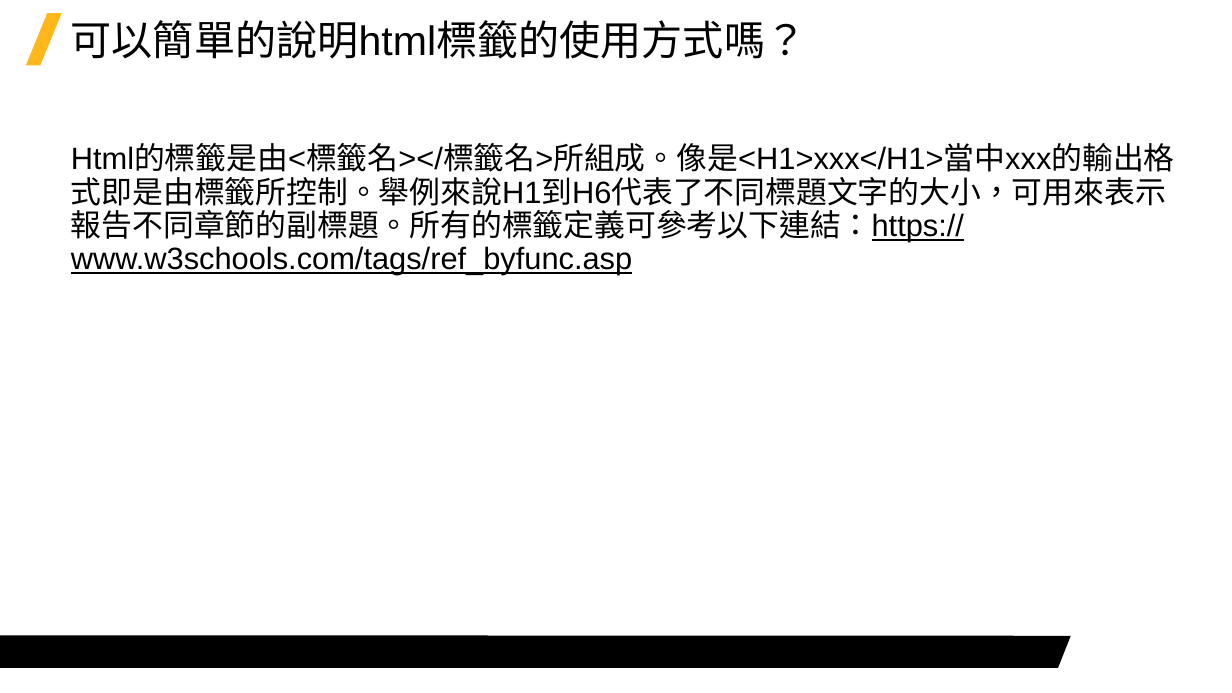
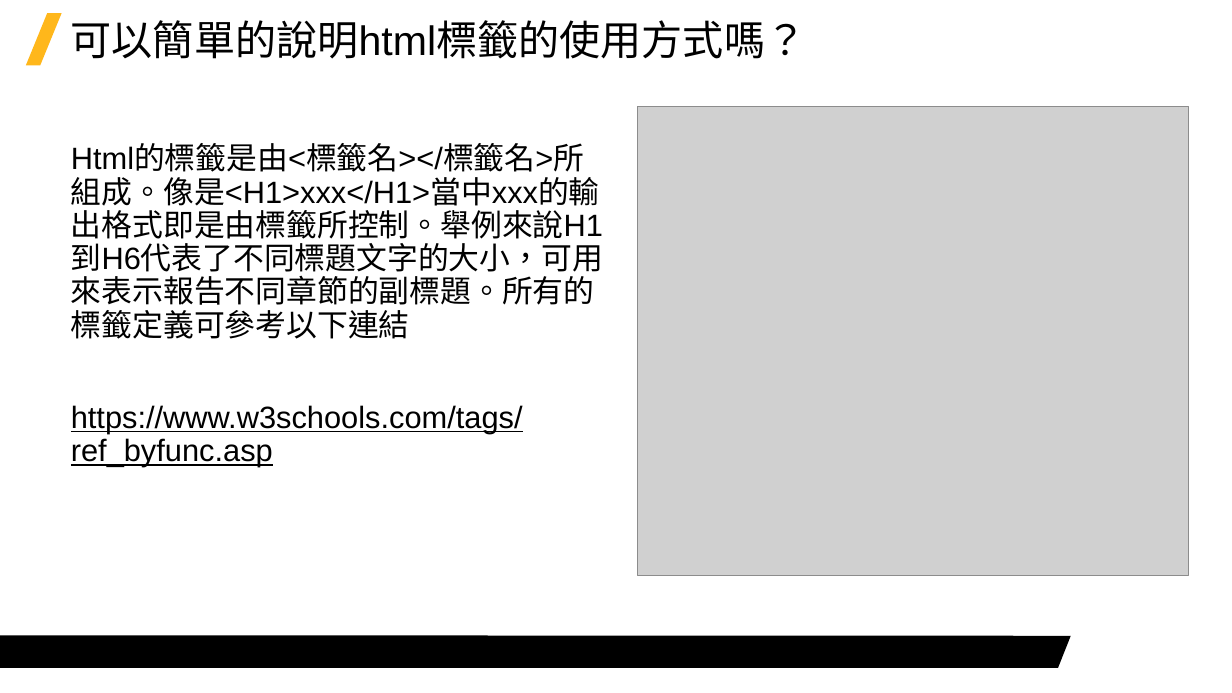
Before and after one commit to Jerrick-cheng/AEDT-Automation-Camp, a slide deck: slide 7 of 上課教材/Week7.pptx (slide 8 before the commit). Drawn at 1232x693 pixels with LibreOffice and Linux fonts; fonts in the diff are those of the drawing; grey boxes stand for pictures; background and template pictures are left out. Boxes give left, top, right and bottom in pixels: in the first picture for what was removed or moved away, otherwise in the second. Text is boxed around its words. In the diff, an @@ line names an element or a change of style, - is before the commit and + after.

```diff
--- a/上課教材/Week7.pptx
+++ b/上課教材/Week7.pptx
@@ picture added at (x1=638, y1=106, x2=1189, y2=575) @@
@@ text at (x1=71, y1=145, x2=603, y2=467): text changed @@
-Html的標籤是由<標籤名></標籤名>所組成。像是<H1>xxx</H1>當中xxx的輸出格式即是由標籤所控制。舉例來說H1到H6代表了不同標題文字的大小，可用來表示報告不同章節的副標題。所有的標籤定義可參考以下連結：https://www.w3schools.com/tags/ref_byfunc.asp
+Html的標籤是由<標籤名></標籤名>所組成。像是<H1>xxx</H1>當中xxx的輸出格式即是由標籤所控制。舉例來說H1到H6代表了不同標題文字的大小，可用來表示報告不同章節的副標題。所有的標籤定義可參考以下連結
+https://www.w3schools.com/tags/ref_byfunc.asp
```
Also in this commit, not shown: 4 other slides changed, 1 slide removed.
